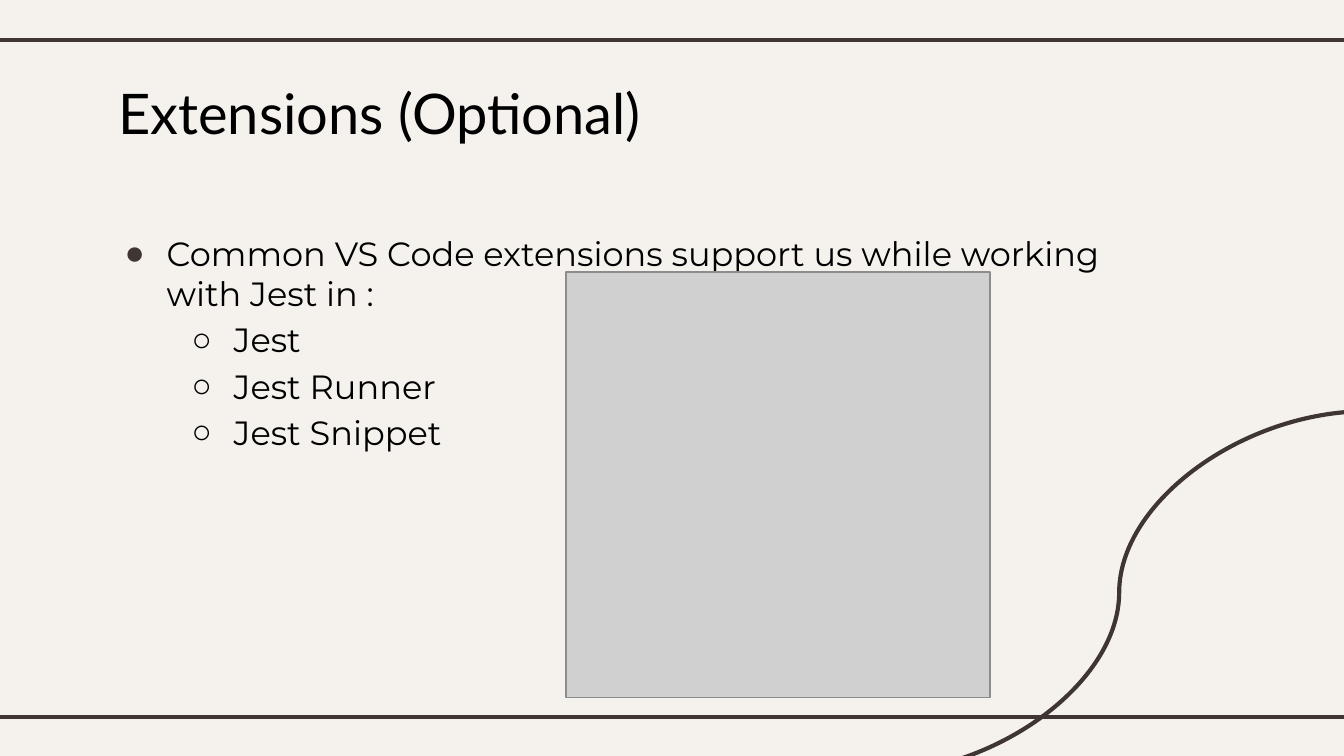
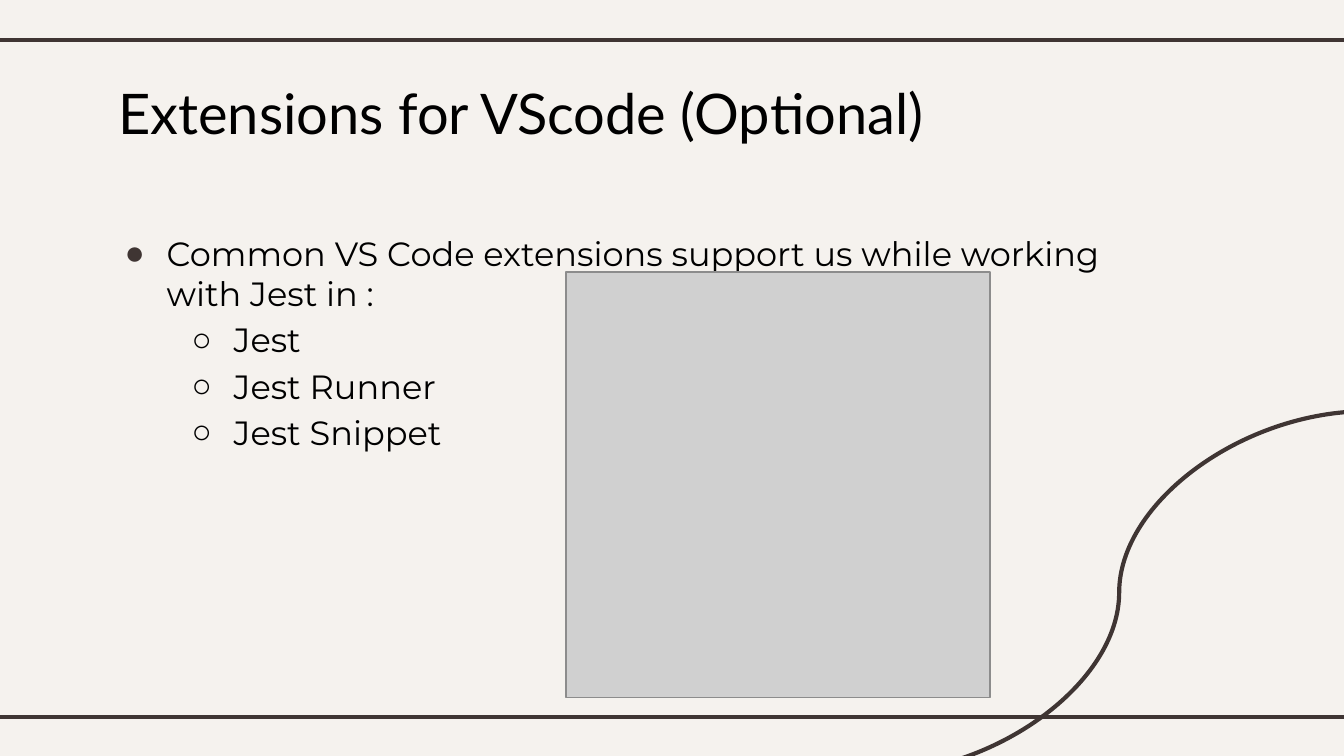
Before and after one commit to xWyvernPx/SWT, a slide deck: slide 14 of SWT.pptx. Drawn at 1344x756 pixels with LibreOffice and Linux fonts; fonts in the diff are those of the drawing; grey boxes stand for pictures. Boxes give left, top, right and bottom in pixels: in the first picture for what was removed or moved away, otherwise in the second. Text is boxed around its words. In the diff, an @@ line names an element or a change of style, - is before the commit and + after.

```diff
--- a/SWT.pptx
+++ b/SWT.pptx
@@ title at bbox=[118, 90, 923, 144]: text changed @@
-Extensions (Optional)
+Extensions for VScode (Optional)
```
Also in this commit, not shown: 8 other slides changed, 1 slide added, 10 other files.
